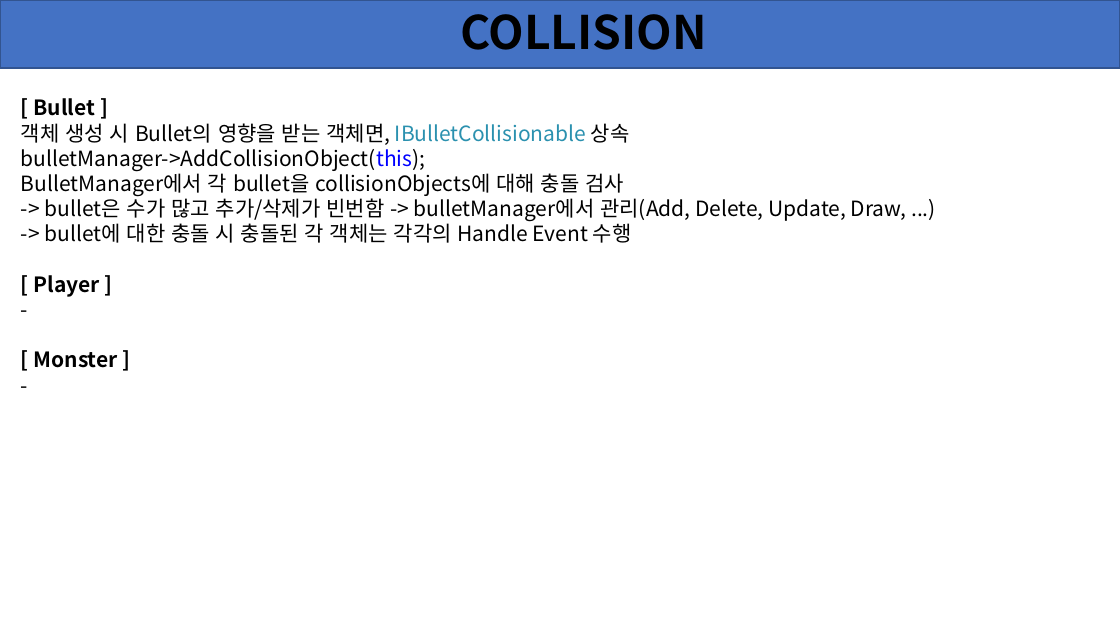
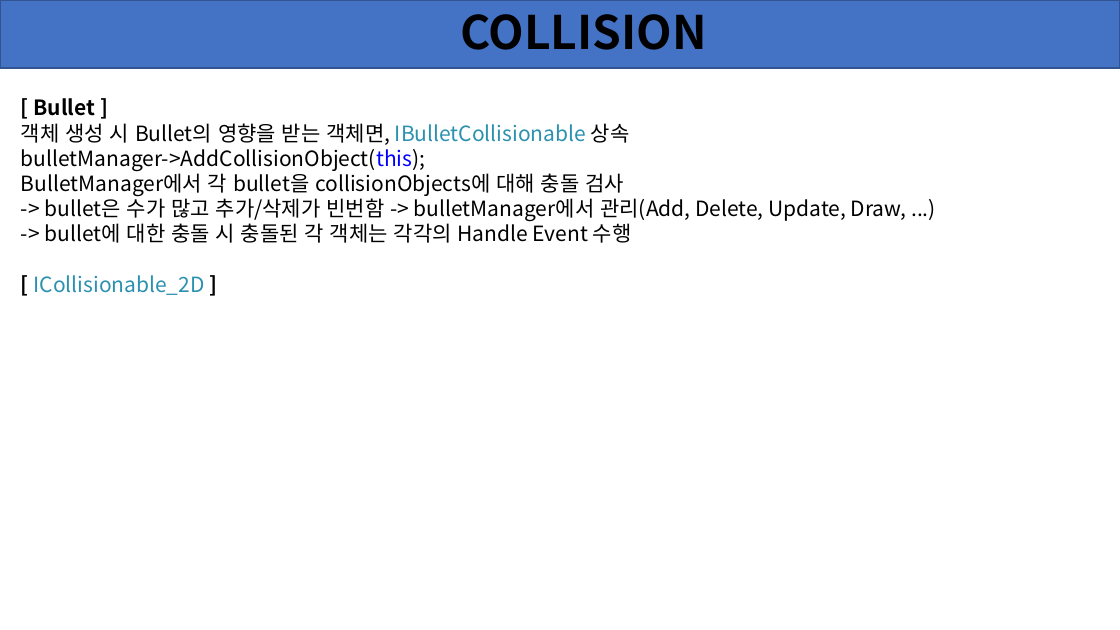
Before and after one commit to SaintPingu/TermProject_ComputerGraphics, a slide deck: slide 6 of Documents/framework.pptx. Drawn at 1120x630 pixels with LibreOffice and Linux fonts; fonts in the diff are those of the drawing. Boxes give left, top, right and bottom in pixels: in the first picture for what was removed or moved away, otherwise in the second. Text is boxed around its words. In the diff, an @@ line names an element or a change of style, - is before the commit and + after.

Commit message:
bullet collision with monster

```diff
--- a/Documents/framework.pptx
+++ b/Documents/framework.pptx
@@ text at <box>34,275,205,295</box>: text changed; text colour #000000 to #2B91AF; bold off @@
-[ Player ]
--
-[ Monster ]
--
+[ ICollisionable_2D ]
```
Also in this commit, not shown: 7 other files.
